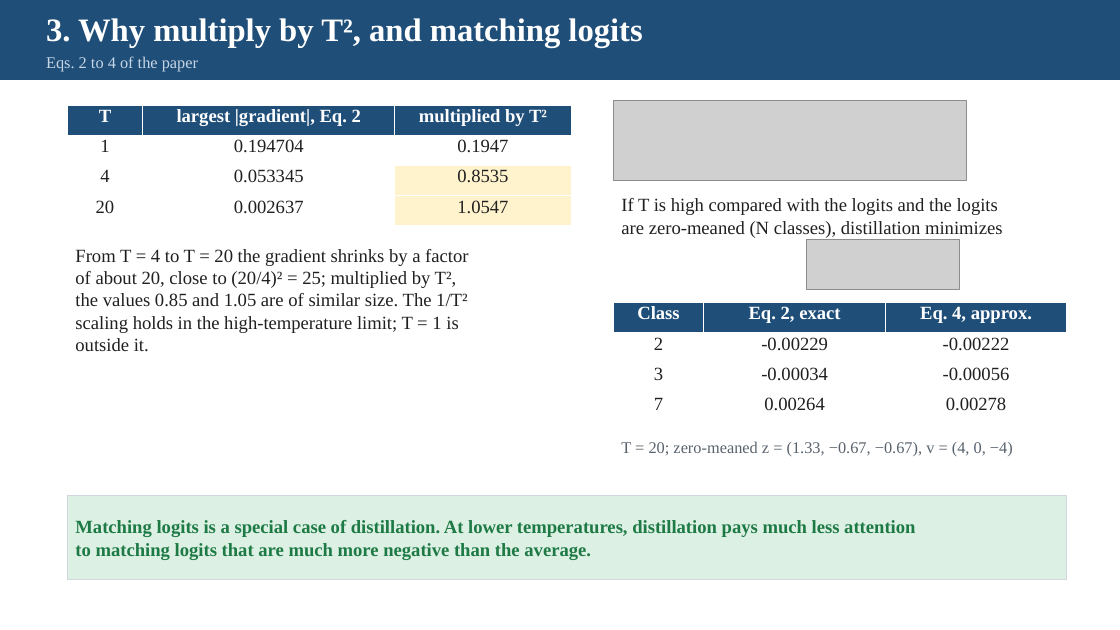
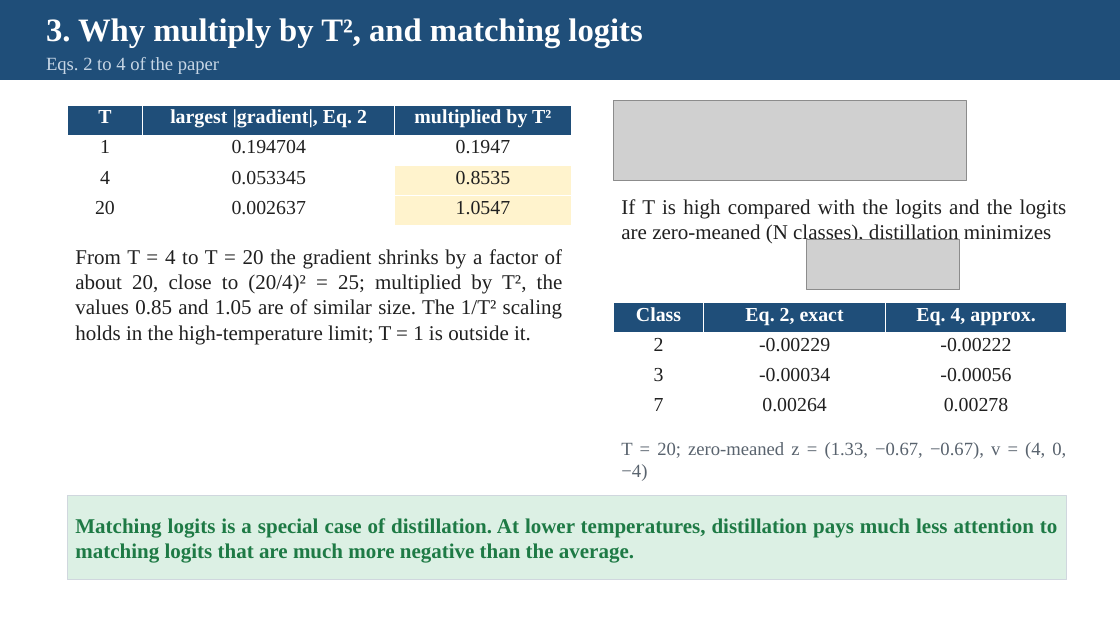
Before and after one commit to pychang-ai/115-1_DLMA, a slide deck: slide 17 of topics/knowledge-distillation/Knowledge_Distillation_slides_EN.pptx. Drawn at 1120x630 pixels with LibreOffice and Linux fonts; fonts in the diff are those of the drawing; grey boxes stand for pictures. Boxes give left, top, right and bottom in pixels: in the first picture for what was removed or moved away, otherwise in the second. Text is boxed around its words. In the diff, an @@ line names an element or a change of style, - is before the commit and + after.

```diff
--- a/topics/knowledge-distillation/Knowledge_Distillation_slides_EN.pptx
+++ b/topics/knowledge-distillation/Knowledge_Distillation_slides_EN.pptx
@@ text "Eqs. 2 to 4 of ..." at [46,57,219,74]: size 14 to 16 pt @@
@@ table at [67,105,571,226] @@
@@ size 16 to 17 pt @@
@@ text at [621,199,1067,244]: text changed; size 16 to 18 pt @@
-If T is high compared with the logits and the logits
-are zero-meaned (N classes), distillation minimizes
+If T is high compared with the logits and the logits are zero-meaned (N classes), distillation minimizes
@@ text at [75,249,563,344]: text changed; size 16 to 18 pt @@
-From T = 4 to T = 20 the gradient shrinks by a factor
-of about 20, close to (20/4)² = 25; multiplied by T²,
-the values 0.85 and 1.05 are of similar size. The 1/T²
-scaling holds in the high-temperature limit; T = 1 is
-outside it.
+From T = 4 to T = 20 the gradient shrinks by a factor of about 20, close to (20/4)² = 25; multiplied by T², the values 0.85 and 1.05 are of similar size. The 1/T² scaling holds in the high-temperature limit; T = 1 is outside it.
@@ table at [613,302,1067,423] @@
@@ size 16 to 17 pt @@
@@ text "T = 20; zero-meaned z ..." at [621,442,1066,481]: size 14 to 16 pt @@
@@ text in rectangle at [75,518,1057,563]: text changed; size 16 to 18 pt @@
-Matching logits is a special case of distillation. At lower temperatures, distillation pays much less attention
-to matching logits that are much more negative than the average.
+Matching logits is a special case of distillation. At lower temperatures, distillation pays much less attention to matching logits that are much more negative than the average.
```
Also in this commit, not shown: 22 other slides changed, 7 other files.
